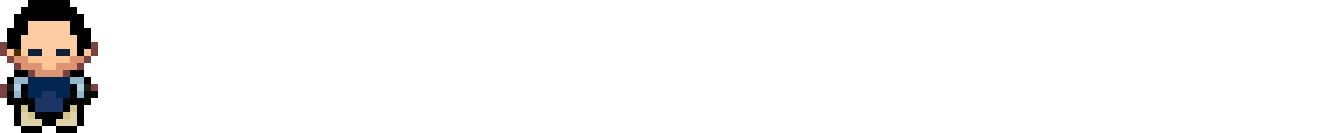
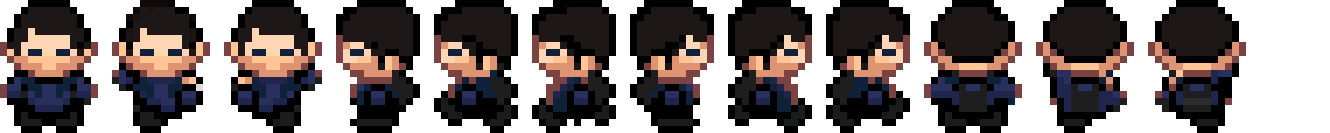
Before/after of a 1330x133 layered artwork. What changed in the layer stack:
added layer "Layer 12" above "Layer 11" over left=1148, top=0, right=1246, bottom=133
added layer "Layer 11" above "Layer 10" over left=1036, top=0, right=1134, bottom=133
added layer "Layer 10" above "Layer 9" over left=924, top=0, right=1022, bottom=133
added layer "Layer 9" above "Layer 8" over left=826, top=0, right=910, bottom=133
added layer "Layer 8" above "Layer 7" over left=728, top=0, right=812, bottom=133
added layer "Layer 7" above "Layer 6" over left=630, top=0, right=714, bottom=133
added layer "Layer 6" above "Layer 5" over left=532, top=0, right=616, bottom=133
added layer "Layer 5" above "Layer 4" over left=434, top=0, right=518, bottom=133
added layer "Layer 4" above "Layer 3" over left=336, top=0, right=420, bottom=133
added layer "Layer 3" above "Layer 2" over left=224, top=0, right=322, bottom=133
added layer "Layer 2" above "Layer 1" over left=112, top=0, right=210, bottom=133
painted on "Layer 1" over left=7, top=7, right=98, bottom=126
